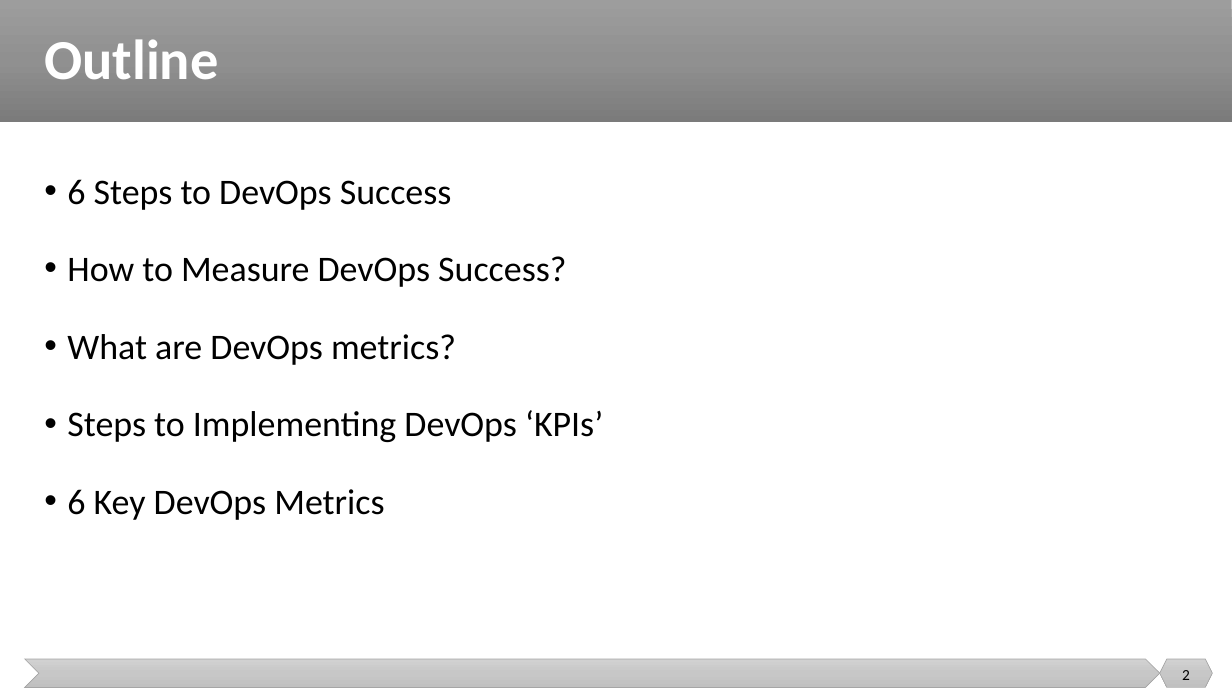
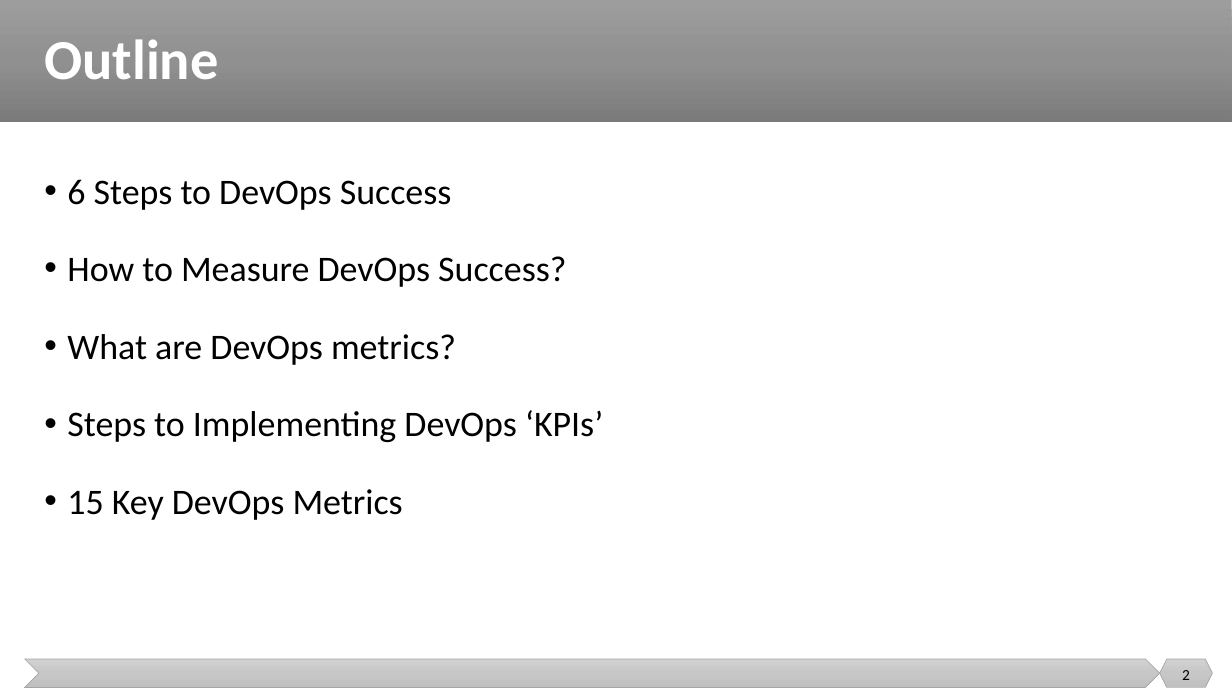
Before and after one commit to malenezi/malenezi, a slide deck: slide 2 of SE489/Lectures/8-DevOps Metrics/DevOps Metrics.pptx. Drawn at 1232x693 pixels with LibreOffice and Linux fonts; fonts in the diff are those of the drawing. Boxes give left, top, right and bottom in pixels: in the first picture for what was removed or moved away, otherwise in the second. Text is boxed around its words. In the diff, an @@ line names an element or a change of style, - is before the commit and + after.

```diff
--- a/SE489/Lectures/8-DevOps Metrics/DevOps Metrics.pptx
+++ b/SE489/Lectures/8-DevOps Metrics/DevOps Metrics.pptx
@@ text at <box>67,489,403,520</box>: text changed @@
-• 6 Key DevOps Metrics
+• 15 Key DevOps Metrics
```
Also in this commit, not shown: 2 other slides changed, 12 slides added, 1 slide removed.
